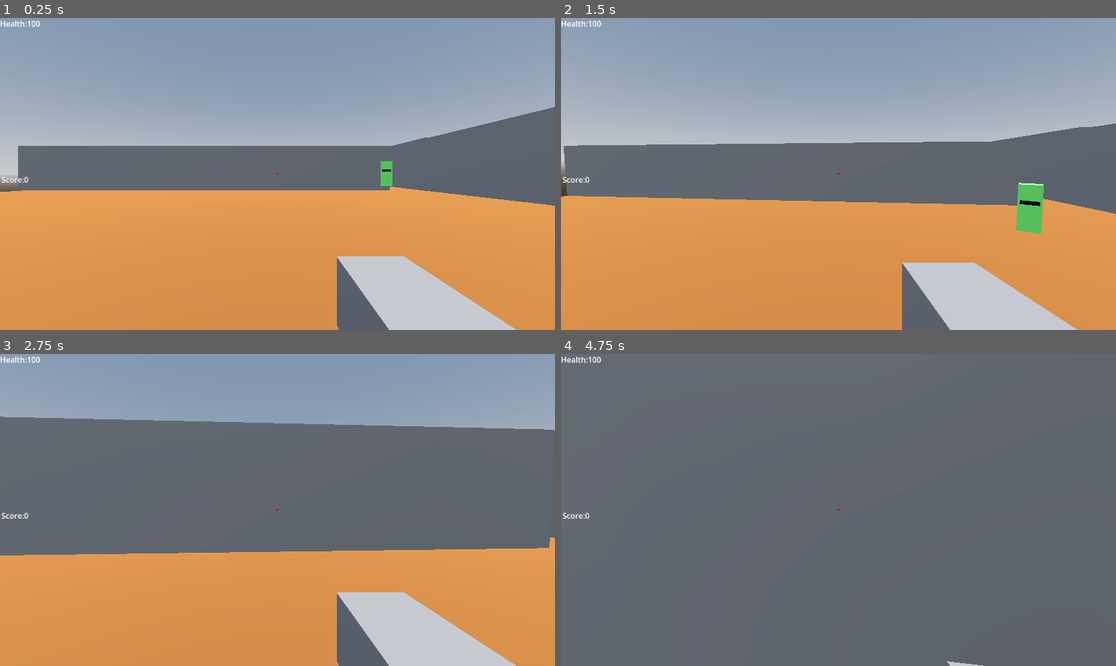
Above: before the commit, frames 1-4 (two rows, left to right).
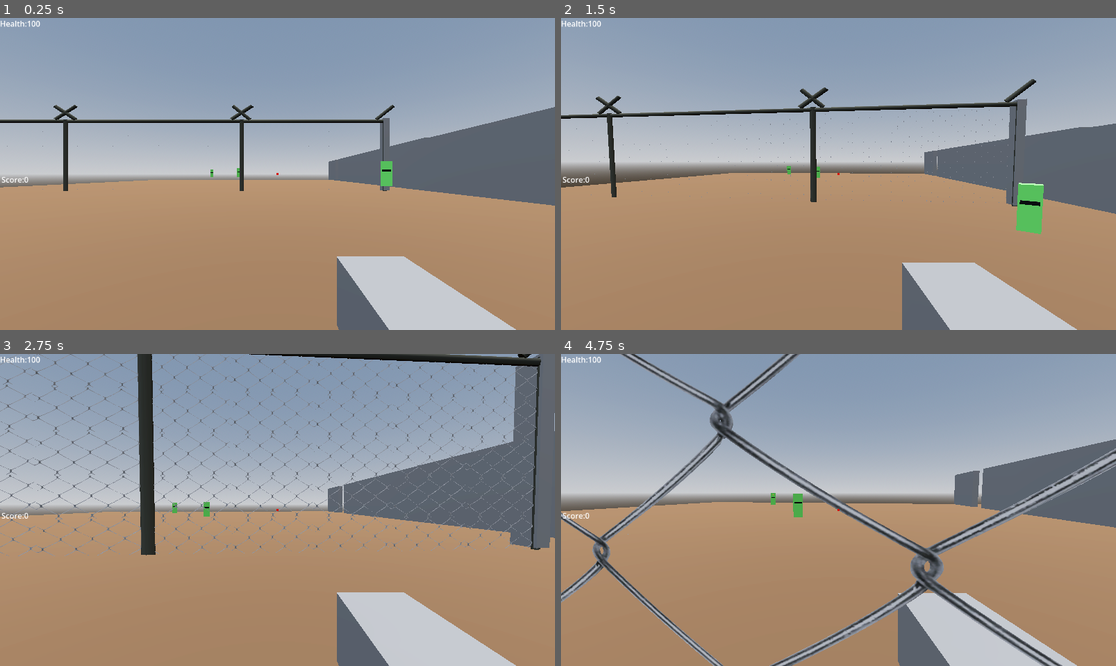
Above: after the commit, the same moments.

Repository: mohsin111111111/pkbg
Game: Godot game, scene res://world.tscn
Two runs of this game, one before a commit and one after it. Both use one fixed random seed, a clock stepped at 60 frames per second and the inputs below.
Inputs (mouse positions are in pixels of both pictures, inside the frame that each line leads up to):
- Up to frame 1 (0.25 s): no input
- Up to frame 2 (1.5 s): tap Enter (ui_accept) at 0.5, 0.77 s; move the mouse to (866, 174) at 0.52 s; hold Right mouse button (aim) 0.53-1.28 s; hold Up (ui_up) from 0.53 s (still down); move the mouse to (810, 174) at 1.27 s; click (810, 174) at 1.35 s
- Up to frame 3 (2.75 s): keep holding Up (ui_up); tap Enter (ui_accept) at 1.52 s; move the mouse to (288, 503) at 2.02 s; hold Shift (sprint) from 2.03 s (still down)
- Up to frame 4 (4.75 s): keep holding Up (ui_up); move the mouse to (832, 516) at 2.77 s; release Shift (sprint) at 2.78 s; tap Alt at 2.85 s; tap Enter (ui_accept) at 3.02, 3.77, 4.52 s; move the mouse to (877, 513) at 3.52 s; hold Right mouse button (aim) 3.53-4.28 s; move the mouse to (794, 506) at 4.27 s; click (794, 506) at 4.35 s

The runs differ from the first frame. In frame 1, 49% of the frame differs, in the area x 0-100%, y 27-100%; in frame 2, 50%; in frame 3, 68%; in frame 4, 91%, in the area x 0-100%, y 0-100%.

Commit message:
made border fence look more realistic and mountains terrain

Diff:
--- /dev/null
+++ b/chain_link_fence.tscn
@@ -0,0 +1,50 @@
+[gd_scene format=3 uid="uid://cmkfm82vgdmdy"]
+
+[ext_resource type="Texture2D" uid="uid://3u8s57yhyxhb" path="res://2529b910871e9f49a446ff56425942b8.png" id="1_vnhiw"]
+
+[sub_resource type="StandardMaterial3D" id="StandardMaterial3D_ig6m1"]
+albedo_color = Color(0.26513448, 0.26875675, 0.22884431, 1)
+
+[sub_resource type="StandardMaterial3D" id="StandardMaterial3D_w7rgr"]
+transparency = 2
+alpha_scissor_threshold = 0.5
+alpha_antialiasing_mode = 0
+albedo_texture = ExtResource("1_vnhiw")
+uv1_scale = Vector3(5, 5, 5)
+
+[node name="ChainLinkFence" type="Node3D" unique_id=1026508040]
+
+[node name="LeftPost" type="CSGCylinder3D" parent="." unique_id=261599509]
+transform = Transform3D(1, 0, 0, 0, 1, 0, 0, 0, 1, -3, 0, 0)
+radius = 0.08
+height = 4.0
+material = SubResource("StandardMaterial3D_ig6m1")
+
+[node name="LeftTilt" type="CSGCylinder3D" parent="." unique_id=450869592]
+transform = Transform3D(0.70710677, -0.70710677, 0, 0.70710677, 0.70710677, 0, 0, 0, 1, -3, 2.34753, 0)
+radius = 0.08
+height = 1.0
+material = SubResource("StandardMaterial3D_ig6m1")
+
+[node name="RightPost" type="CSGCylinder3D" parent="." unique_id=1799637272]
+transform = Transform3D(1, 0, 0, 0, 1, 0, 0, 0, 1, 3, 0, 0)
+radius = 0.08
+height = 4.0
+material = SubResource("StandardMaterial3D_ig6m1")
+
+[node name="RightTilt" type="CSGCylinder3D" parent="." unique_id=338672912]
+transform = Transform3D(0.70710677, 0.70710677, 0, -0.70710677, 0.70710677, 0, 0, 0, 1, 3, 2.3568726, 0)
+radius = 0.08
+height = 1.0
+material = SubResource("StandardMaterial3D_ig6m1")
+
+[node name="TopRail" type="CSGCylinder3D" parent="." unique_id=49174389]
+transform = Transform3D(-4.371139e-08, -1, 0, 1, -4.371139e-08, 0, 0, 0, 1, 0.068143606, 1.9, 0)
+radius = 0.08
+height = 6.0
+material = SubResource("StandardMaterial3D_ig6m1")
+
+[node name="WireMesh" type="CSGBox3D" parent="." unique_id=597224985]
+use_collision = true
+size = Vector3(6, 3.8, 0.02)
+material = SubResource("StandardMaterial3D_w7rgr")
--- a/world.tscn
+++ b/world.tscn
@@ -8,6 +8,7 @@
 [ext_resource type="PackedScene" uid="uid://546vxj5unv6e" path="res://player.tscn" id="7_gbfbk"]
 [ext_resource type="PackedScene" uid="uid://vcoy74j3yaxb" path="res://spawner.tscn" id="7_pkg7o"]
 [ext_resource type="Script" uid="uid://dpfw3du8a46vq" path="res://level_exit.gd" id="8_gbfbk"]
+[ext_resource type="PackedScene" uid="uid://cmkfm82vgdmdy" path="res://chain_link_fence.tscn" id="9_ioo17"]
 
 [sub_resource type="ProceduralSkyMaterial" id="ProceduralSkyMaterial_fj7yv"]
 sky_horizon_color = Color(0.66224277, 0.6717428, 0.6867428, 1)
@@ -23,11 +24,11 @@
 glow_enabled = true
 
 [sub_resource type="NavigationMesh" id="NavigationMesh_fj7yv"]
-vertices = PackedVector3Array(-50.118896, -5.9604645e-08, -49.5, -50.118896, -5.9604645e-08, 49.5, 48.881104, -5.9604645e-08, 49.5, 48.881104, -5.9604645e-08, -49.5)
+vertices = PackedVector3Array(-61.23584, -5.9604645e-08, -49.5, -61.23584, -5.9604645e-08, 46.75, 48.76416, -5.9604645e-08, 46.75, 48.76416, -5.9604645e-08, -49.5)
 polygons = [PackedInt32Array(3, 2, 0), PackedInt32Array(0, 2, 1)]
 
 [sub_resource type="StandardMaterial3D" id="StandardMaterial3D_fj7yv"]
-albedo_color = Color(0.6432653, 0.35803646, 0.14776722, 1)
+albedo_color = Color(0.4466474, 0.32425502, 0.22182152, 1)
 
 [sub_resource type="StandardMaterial3D" id="StandardMaterial3D_gbfbk"]
 albedo_color = Color(0.33120587, 0.3549559, 0.2971592, 1)
@@ -39,12 +40,15 @@
 [sub_resource type="BoxShape3D" id="BoxShape3D_ioo17"]
 size = Vector3(3.161602, 6.2734375, 0.34936523)
 
+[sub_resource type="StandardMaterial3D" id="StandardMaterial3D_ioo17"]
+albedo_color = Color(0.4509804, 0.3019608, 0.15294118, 1)
+
 [node name="World" type="Node3D" unique_id=386800679]
 
 [node name="Wall" type="CSGBox3D" parent="." unique_id=1504372625]
-transform = Transform3D(1, 0, 0, 0, 1, 0, 0, 0, 1, -27.709381, 2.1698432, 0)
-use_collision = true
-size = Vector3(44.34558, 5.308, 1)
+transform = Transform3D(1, 0, 0, 0, 1, 0, 0, 0, 1, -5.8550677, 3.8535242, 0)
+use_collision = true
+size = Vector3(0.6369543, 8.675363, 1)
 
 [node name="Wall5" type="CSGBox3D" parent="." unique_id=1501717133]
 transform = Transform3D(1, 0, 0, 0, 1, 0, 0, 0, 1, 14.826559, 1.8302479, 46.24106)
@@ -96,9 +100,9 @@
 navigation_mesh = SubResource("NavigationMesh_fj7yv")
 
 [node name="CSGBox3D" type="CSGBox3D" parent="NavigationRegion3D" unique_id=139613945]
-transform = Transform3D(1, 0, 0, 0, 1, 0, 0, 0, 1, -0.6188965, -0.4995, 0)
-use_collision = true
-size = Vector3(100, 0.001, 100)
+transform = Transform3D(1, 0, 0, 0, 1, 0, 0, 0, 1, -6.177368, -0.49950004, -1.3949585)
+use_collision = true
+size = Vector3(111.11694, 0.001, 97.21008)
 material = SubResource("StandardMaterial3D_fj7yv")
 
 [node name="HealthPack" parent="." unique_id=816590165 instance=ExtResource("3_tlwt5")]
@@ -166,4 +170,33 @@
 transform = Transform3D(1, 0, 0, 0, 1, 0, 0, 0, 1, 32.443794, 2.6367188, 46.057922)
 shape = SubResource("BoxShape3D_ioo17")
 
+[node name="OuterMountains" type="Node3D" parent="." unique_id=549823587]
+
+[node name="Mountain" type="CSGSphere3D" parent="OuterMountains" unique_id=386096160]
+transform = Transform3D(3.642637, 0, 0, 0, 4.6393385, 0, 0, 0, 4.5810623, -56.134716, 0, 35.430256)
+use_collision = true
+radius = 2.7631643
+material = SubResource("StandardMaterial3D_ioo17")
+
+[node name="Mountain2" type="CSGSphere3D" parent="OuterMountains" unique_id=716849200]
+transform = Transform3D(6.685272, 0, 0, 0, 7.226103, 0, 0, 0, 5.5845866, -59.01791, 0, 20.935555)
+use_collision = true
+radius = 2.7631643
+material = SubResource("StandardMaterial3D_ioo17")
+
+[node name="Mountain3" type="CSGSphere3D" parent="OuterMountains" unique_id=1244701094]
+transform = Transform3D(6.685272, 0, 0, 0, 6.3595066, 0, 0, 0, 3.3423107, -64.54673, -2.9300842, 9.866457)
+use_collision = true
+radius = 2.9976342
+material = SubResource("StandardMaterial3D_ioo17")
+
+[node name="ChainLinkFence" parent="OuterMountains" unique_id=1026508040 instance=ExtResource("9_ioo17")]
+transform = Transform3D(3.5335476, 0, 0, 0, 2.2738376, 0, 0, 0, 1, -54.927723, 3.5161638, 0.34752083)
+
+[node name="ChainLinkFence2" parent="OuterMountains" unique_id=1983541190 instance=ExtResource("9_ioo17")]
+transform = Transform3D(3.5335476, 0, 0, 0, 2.2738376, 0, 0, 0, 1, -33.790142, 3.5161638, 0.34752083)
+
+[node name="ChainLinkFence3" parent="OuterMountains" unique_id=1708617785 instance=ExtResource("9_ioo17")]
+transform = Transform3D(2.8733723, 0, 0, 0, 2.2738376, 0, 0, 0, 1, -14.612534, 3.5161638, 0.34752083)
+
 [connection signal="body_entered" from="LevelExit" to="LevelExit" method="_on_body_entered"]
Binary file added: 2529b910871e9f49a446ff56425942b8.png
Not shown, added: 2529b910871e9f49a446ff56425942b8.png.import
Binary file added: fenceimages.png
Not shown, added: fenceimages.png.import
Not shown, added: black-white-pattern-chain-link-fence_1409-3088.avif
